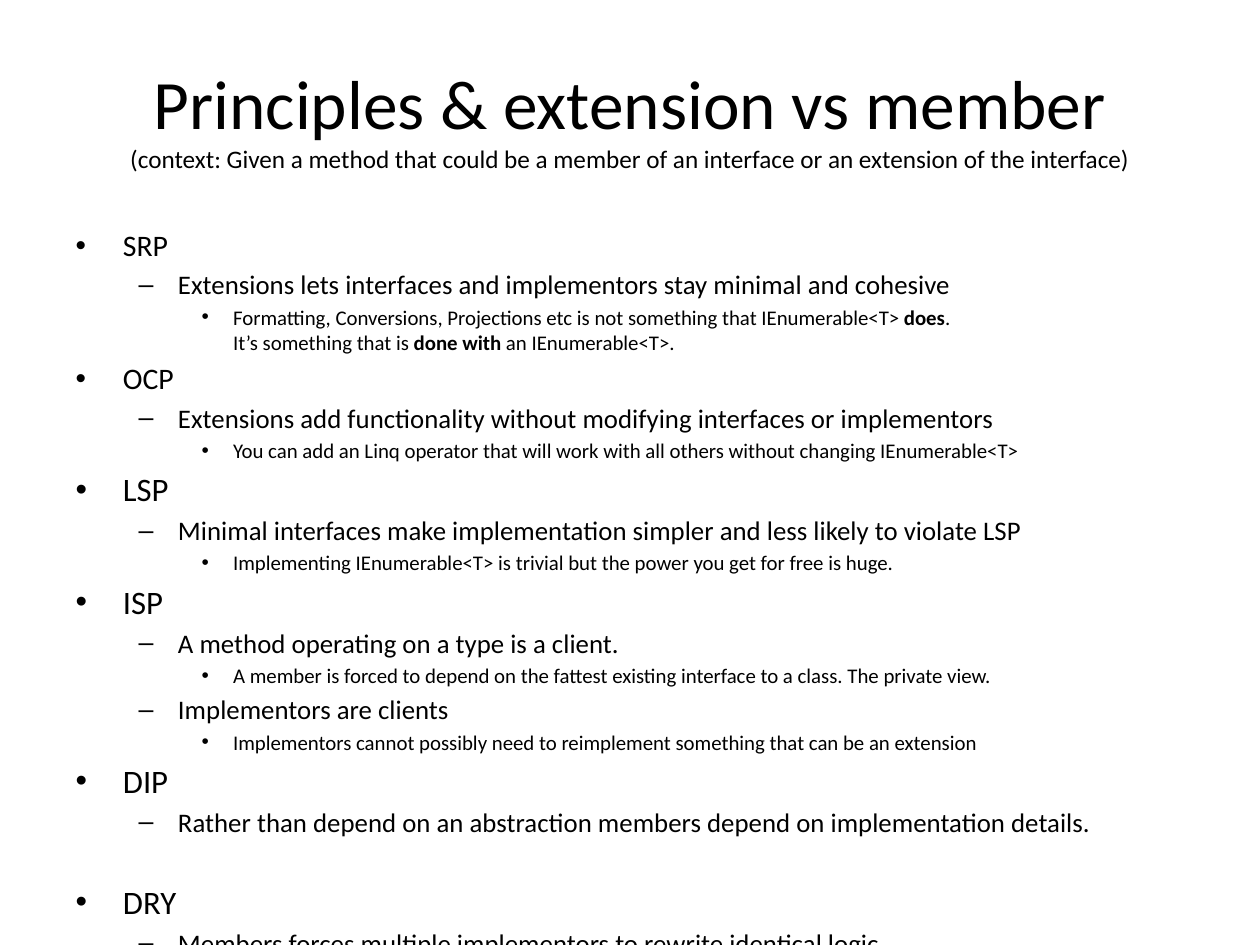
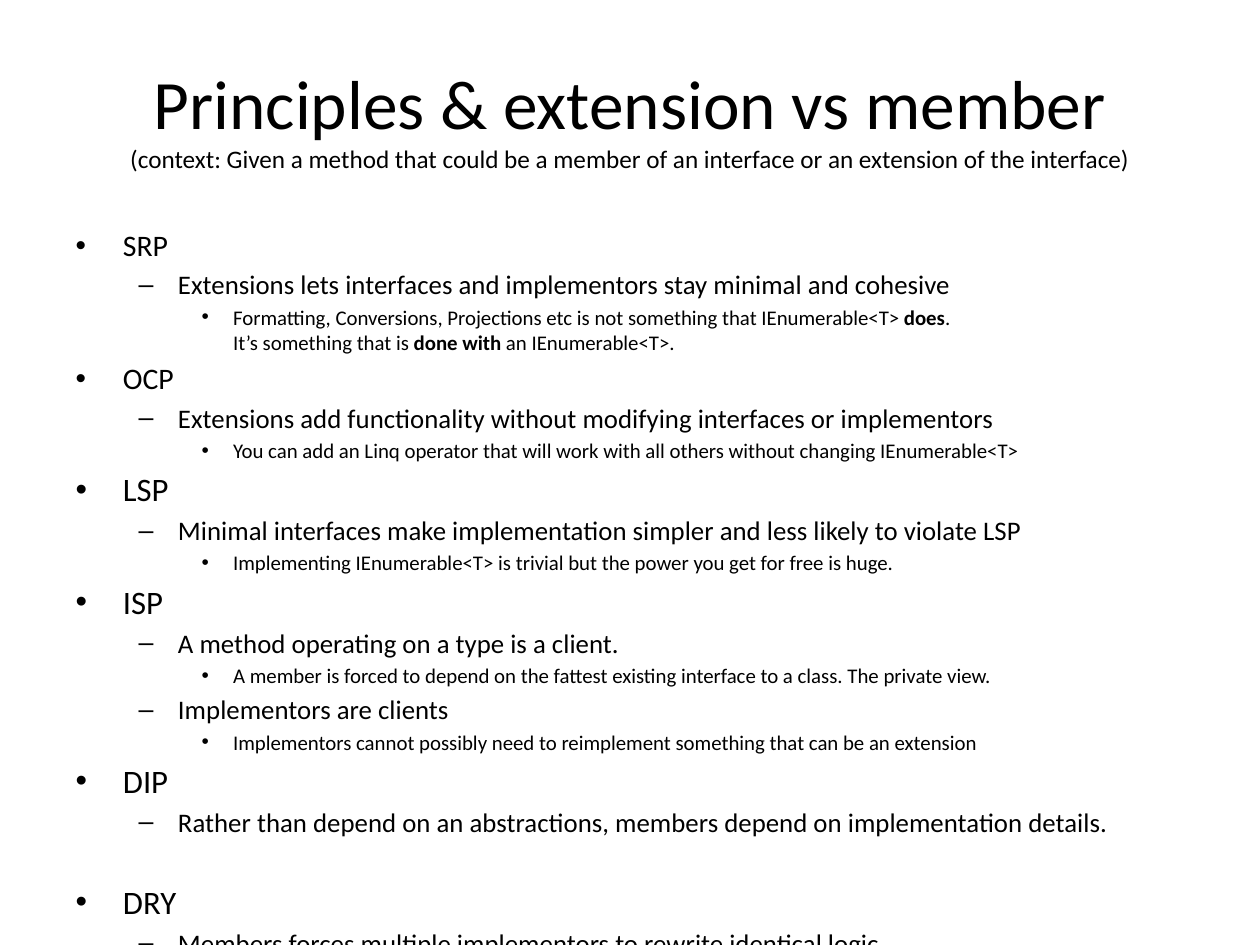
Before and after one commit to mlidbom/CSharpElevate, a slide deck: slide 11 of CSharp3.pptx. Drawn at 1260x945 pixels with LibreOffice and Linux fonts; fonts in the diff are those of the drawing. Boxes give left, top, right and bottom in pixels: in the first picture for what was removed or moved away, otherwise in the second. Text is boxed around its words. In the diff, an @@ line names an element or a change of style, - is before the commit and + after.

```diff
--- a/CSharp3.pptx
+++ b/CSharp3.pptx
@@ text at bbox=[178, 813, 1106, 837]: text changed @@
-  – Rather than depend on an abstraction members depend on implementation details.
+  – Rather than depend on an abstractions, members depend on implementation details.
```
Also in this commit, not shown: 2 other files.
